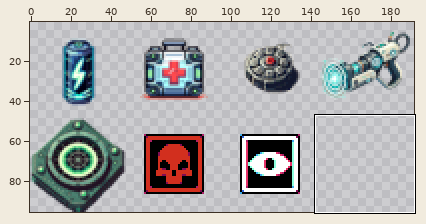
Sprite sheet: public/assets/images/game_objects.png. Above, an overview of the earlier version with the close-up marked.
Close-up. Before:
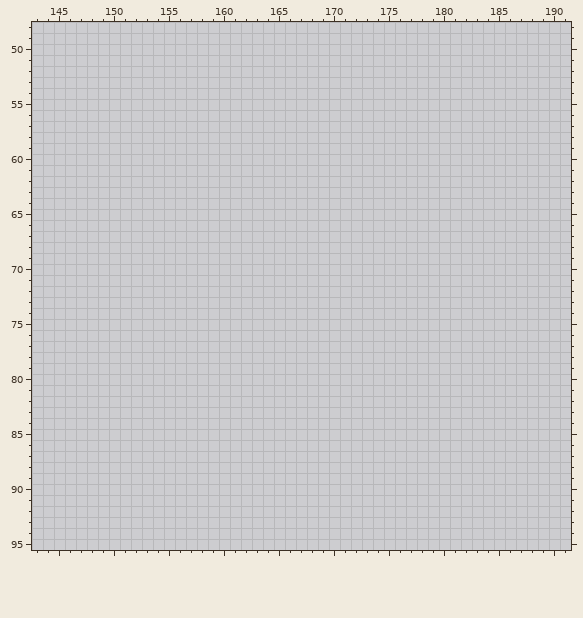
The file is 192x96 pixels. Pixels under 10% opacity are left out. Colours within 5 levels of each other are drawn and written as one. Shown: x 143..191, y 48..95. The wide view leaves out empty margins.
Palette (. is transparent): 
New version:
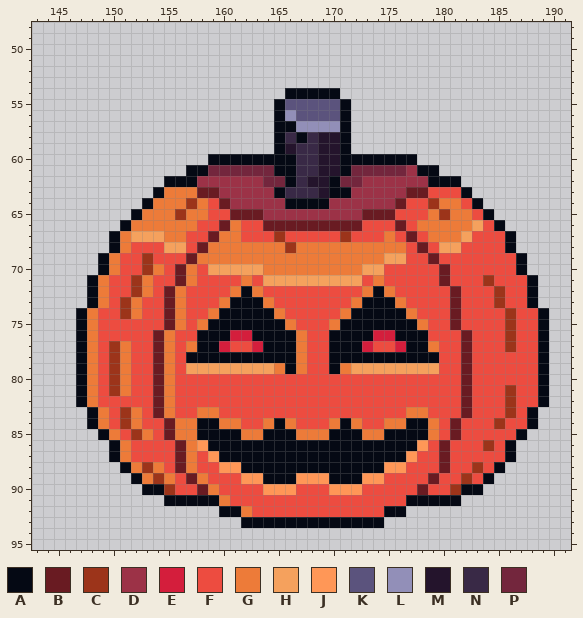
Colours new in this view: A #050914  B #691b22  C #9c341a  D #9c3247  E #d41e3c  F #ed4c40  G #ed7b39  H #f5a15d  J #ff9757  K #5b537d  L #928fb8  M #24142c  N #392946  P #73263d
Edits made:
Changed rows in their new state; - is an unchanged pixel.
first column x 147:
54 -------------------AAAAA-------------------
55 ------------------AKKKKKA------------------
56 ------------------ALKKKKA------------------
57 ------------------AALLLLA------------------
58 ------------------ANANMMA------------------
59 ------------------AMNNMMA------------------
60 ------------AAAAAAAANNMMAAAAAAA------------
61 ----------AAPPPPPPAANNMMAPPPPPDAA----------
62 --------AAADDDDDDPPANMMAPPDDDDDDAAA--------
63 -------AGGGBBDDDDDANNNMAADDDDDBBFFFA-------
64 ------AGGGCGFBDDDDDAAAADDDDDDBFFCGGFA------
65 -----AGGGCGGFFBBBDDDDDDDDDBBBFFFGCGGFA-----
66 ----AGGGGGGFFBGFFBBBBBBBBBFFFBFGGGGGHFA----
67 ---AGHHHGGFFBGGFFFCFFFFFCFFFGFBFGGGHFFFA---
68 ---AGFFFHHFBGGGGGGGCGGGGGGGGGGFBFHHFFFFA---
69 --AGFFCFFFBGGGGGGGGGGGGGGGGGHHFFBFFFFFFFA--
70 --AGFFCGFBGFHHHHHGGGGGGGGGHHFFFFFBFFFFFFA--
71 -AGFFCGFFBGFFFFGFHHHHHHHHHFGFFFFFBFFFCFFFA-
72 -AGFFCGFBGFFFFGAGFFFFFFFFFGAGFFFFFBFFFCFFA-
73 -AGFCGFFBGFFFGAAAGFFFFFFFGAAAGFFFFBFFFCFFA-
74 AGFFCGFFBGFFGAAAAAGFFFFFGAAAAAGFFFBFFFFCFFA
75 AGFFFFFFBGFGAAAAAAAGFFFGAAAAAAAGFFBFFFFCFFA
76 AGFFFFFBGFFAAAEEAAAAGFFAAAAEEAAAFFFBFFFCFFA
77 AGFCGFFBGFGAAEFFEAAAGFFAAAEFFEAAGFFBFFFCFFA
78 AGFCGFFBGFAAAAAAAAAAGFFAAAAAAAAAAFFBFFFFFFA
79 AGFCGFFBGFHHHHHHHHGAGFFAGHHHHHHHHFFBFFFFFFA
80 AGFCGFFBGFFFFFFFFFFFFFFFFFFFFFFFFFFBFFFFFFA
81 AGFCGFFBGFFFFFFFFFFFFFFFFFFFFFFFFFFBFFFCFFA
82 AGFFFFFBGFFFFFFFFFFFFFFFFFFFFFFFFFFBFFFCFFA
83 -AGFCGFBGFFGGFFFFFFFFFFFFFFFFFGGFFFBFFFCFA-
84 -AGFCGFFBGGAAGGFFGAGFFFGAGFFGGAAGFBFFFCFFA-
85 --AGFCGFBGGAAAAGGAAAGGGAAAGGAAAAGFBFFFFFA--
86 ---AGFFFFBGJAAAAAAAAAAAAAAAAAAAJFBFFFCFA---
87 ---AGFFFFBGFJAAAAAAAAAAAAAAAAAJFFBFFFFFA---
88 ----AGCGFBGFFJJAAAAAAAAAAAAAJJFFFBFFCFA----
89 -----AGCGFBGFFFJJAAAJJJAAAJJFFFFBFFCFA-----
90 ------AACFFBGFFFFJJJFFFJJJFFFFFBFFCAA------
91 --------AAAAAGFFFFFFFFFFFFFFFFAAAAA--------
92 -------------AAGFFFFFFFFFFFFAA-------------
93 ---------------AAAAAAAAAAAAA---------------
